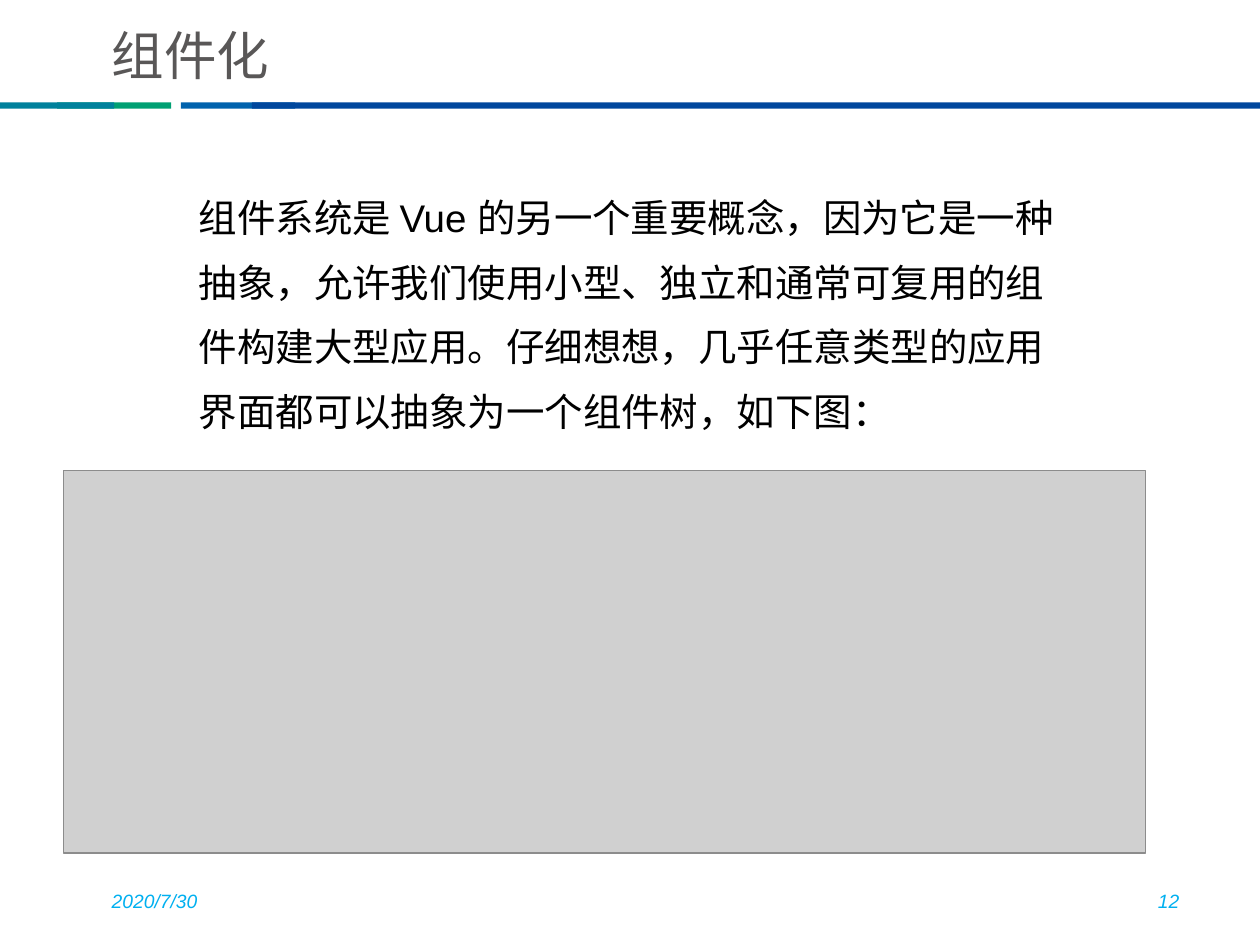
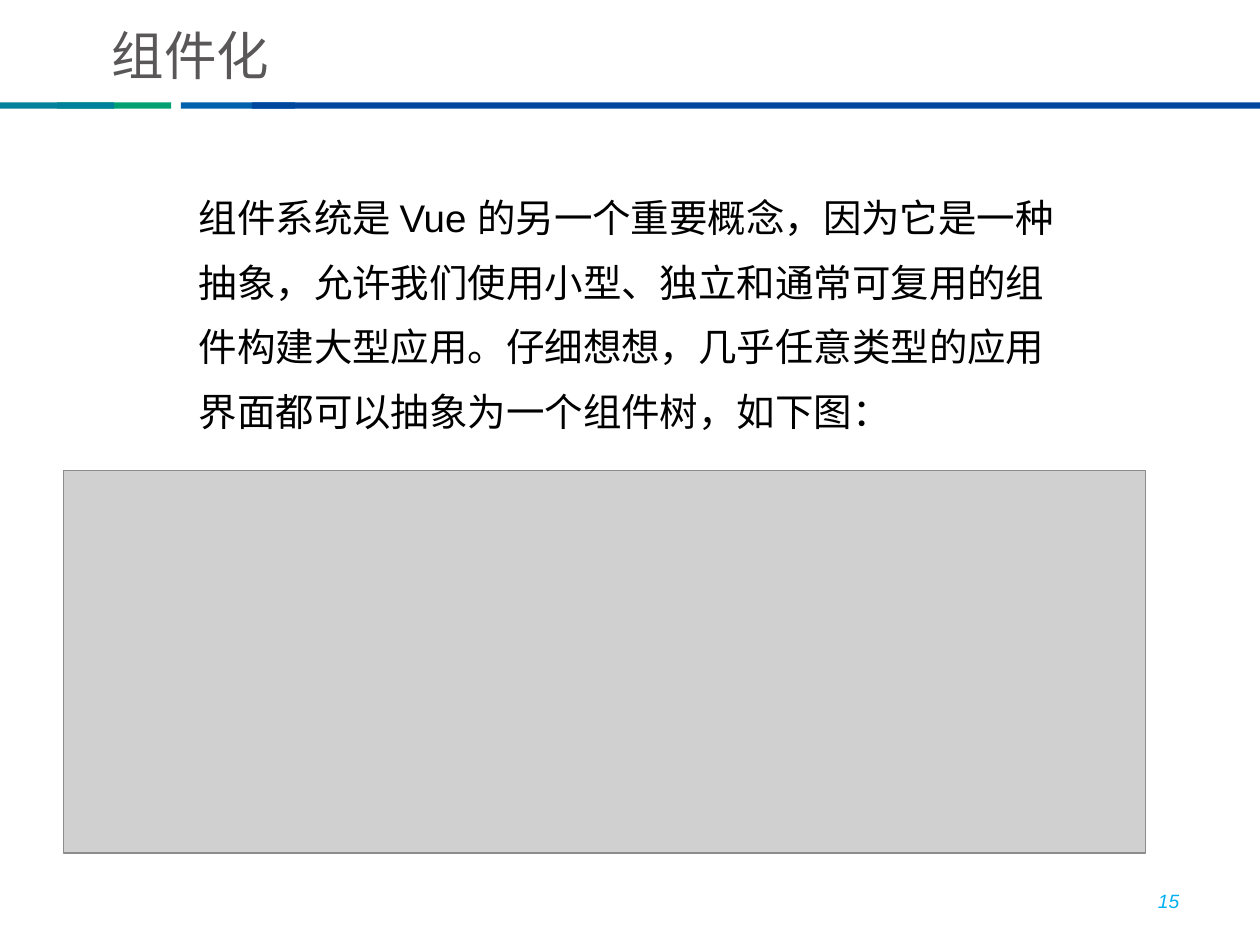
Before and after one commit to he8hepeng/thunisoftCli3, a slide deck: slide 15 of vue培训 v1.pptx (slide 12 before the commit). Drawn at 1260x945 pixels with LibreOffice and Linux fonts; fonts in the diff are those of the drawing; grey boxes stand for pictures; background and template pictures are left out. Boxes give left, top, right and bottom in pixels: in the first picture for what was removed or moved away, otherwise in the second. Text is boxed around its words. In the diff, an @@ line names an element or a change of style, - is before the commit and + after.

```diff
--- a/vue培训 v1.pptx
+++ b/vue培训 v1.pptx
@@ text removed at [112,894,198,909] @@
-2020/7/30
@@ page number at [1158,894,1179,909]: text changed @@
-12
+15
```
Also in this commit, not shown: 12 other slides changed, 3 slides added, 14 other files.
